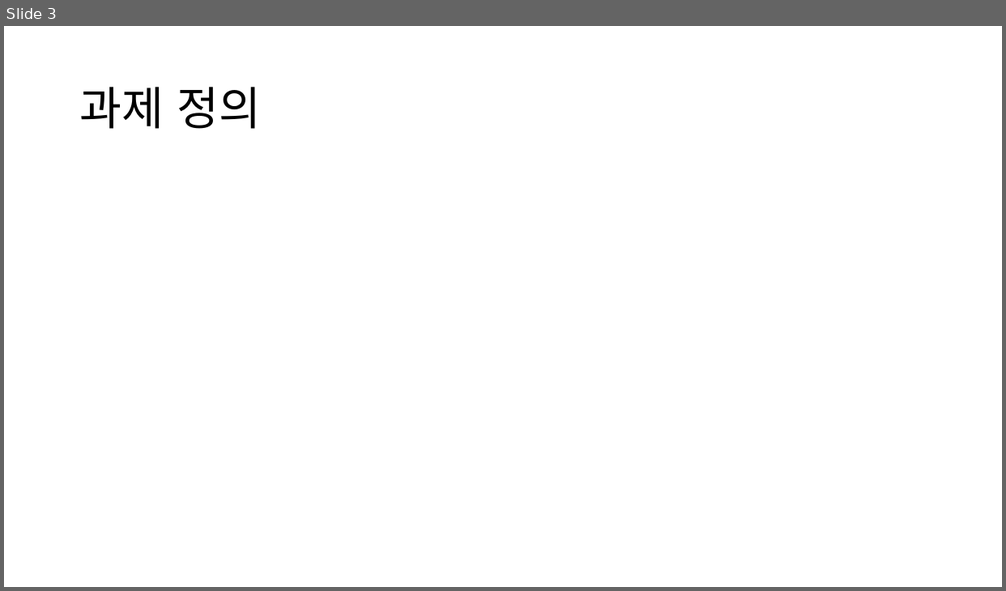
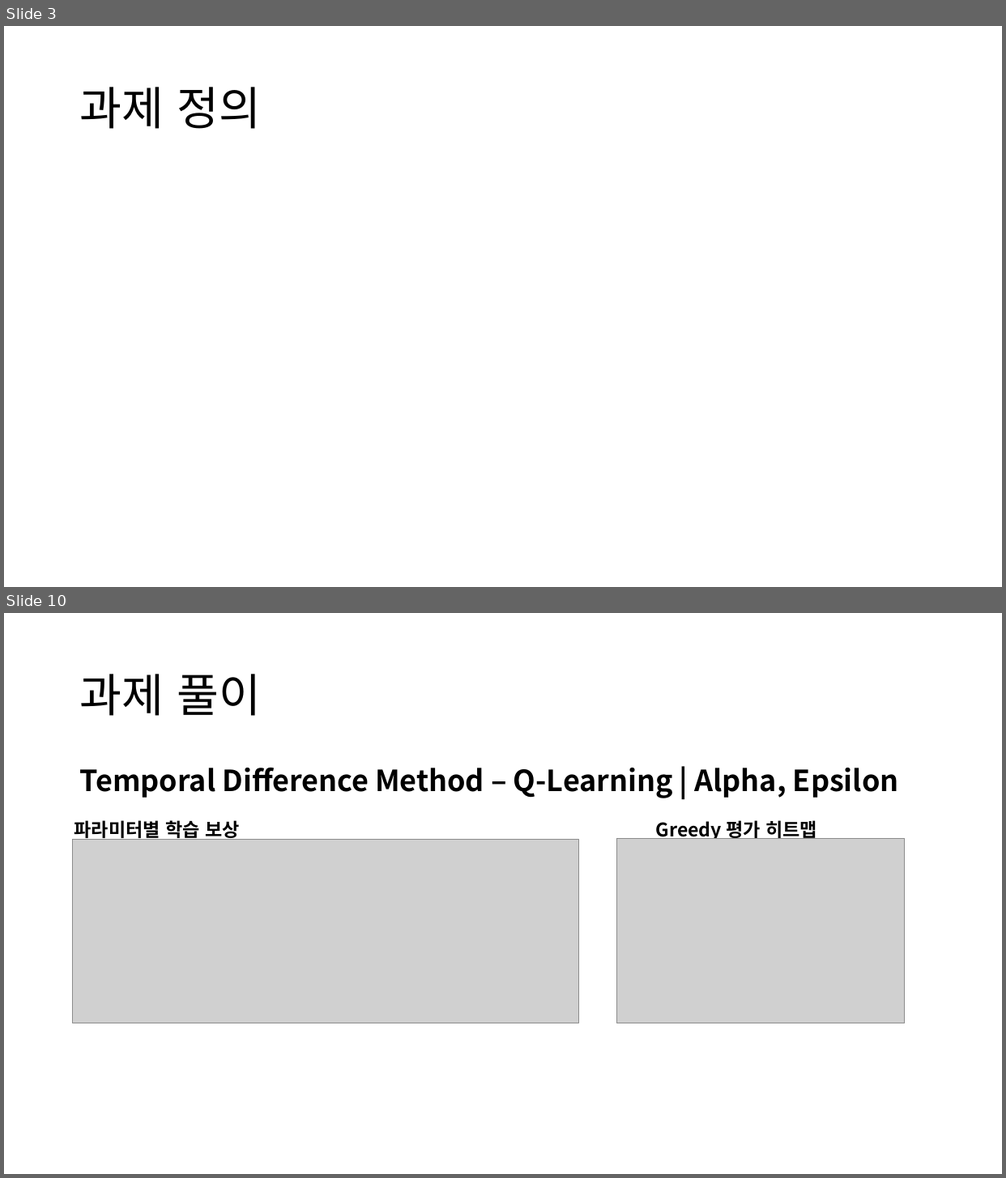
Before and after one commit to KweonTJ/Reinforcement_Learning, a slide deck: 7. Temporal Difference Method/7. Temporal Difference Method.pptx. Shown one above the other, each under a label of ours: slide 3 before the commit, slides 3 and 10 after it; the slides between them are not shown. The pictures are 1006x591 and 1006x1178 pixels, drawn with LibreOffice and Linux fonts; fonts in the diff are those of the drawing; grey boxes stand for pictures; background and template pictures are left out. Boxes give left, top, right and bottom in pixels: in the first picture for what was removed or moved away, otherwise in the second. Text is boxed around its words. In the diff, an @@ line names an element or a change of style, - is before the commit and + after.

```diff
--- a/7. Temporal Difference Method/7. Temporal Difference Method.pptx
+++ b/7. Temporal Difference Method/7. Temporal Difference Method.pptx
@@ slide 10 added at <box>4,613,1002,1174</box>, background #FFFFFF @@
@@ title added at <box>80,674,262,716</box>, 44 pt, text #000000 @@
+과제 풀이
@@ text added at <box>80,768,899,798</box>, 28 pt, text #000000, bold @@
+Temporal Difference Method – Q-Learning | Alpha, Epsilon
@@ table added at <box>67,811,940,872</box>, 2 rows, 3 columns @@
+파라미터별 학습 보상 |  | Greedy 평가 히트맵
+ |  | 
@@ picture added at <box>73,840,579,1024</box> @@
@@ picture added at <box>617,839,905,1024</box> @@
```
Also in this commit, not shown: 5 slides changed, 3 other slides added, 39 other files.
